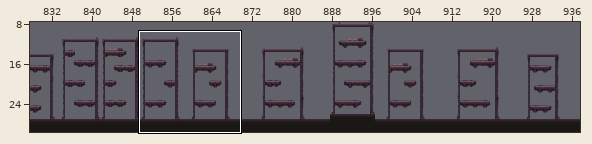
One commit to this Tiled map: assets/bg_automatic_generated_map.tmx. Above, an overview of the earlier version with the close-up marked.
Close-up. Before:
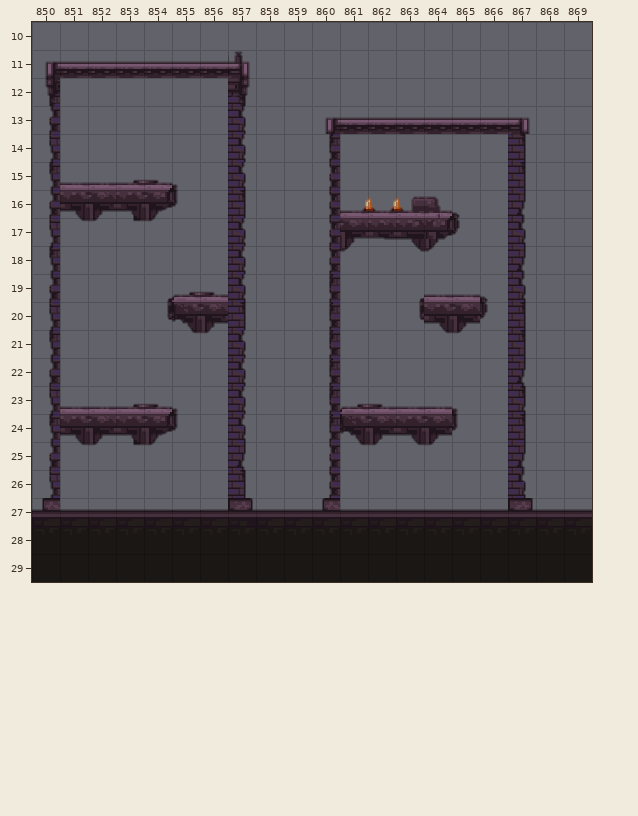
Cells are 32x32 px. Shown: x 850..869, y 10..29. The commit also changed other parts of the map, which this record leaves out. The old version is drawn lined up with the new one.
The result:
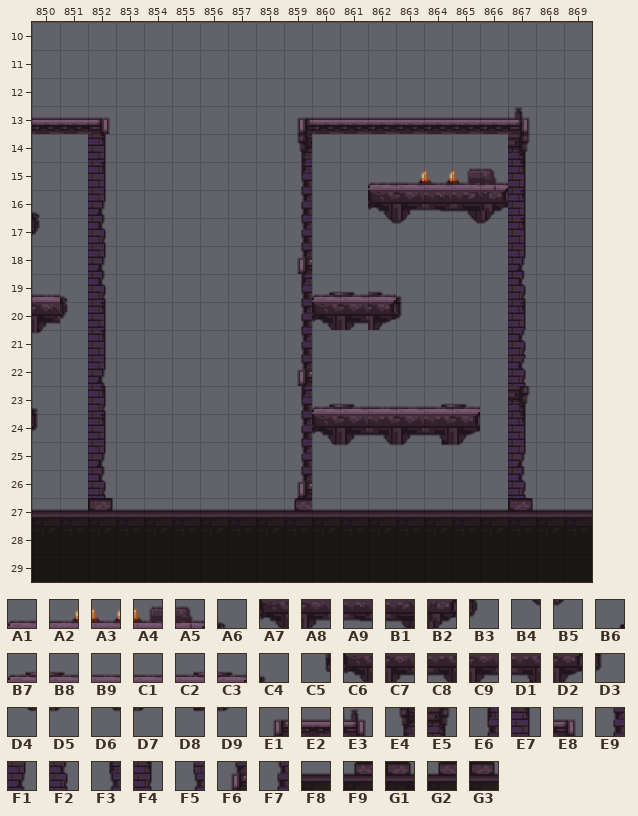
Key: from "inside_tileset1": A1 1, A2 2, A3 3, A4 4, A5 5, A6 6, A7 10, A8 11, A9 12, B1 13, B2 14, B3 15, B4 19, B5 20, B6 37, B7 38, B8 39, B9 40, C1 41, C2 42, C3 43, C4 44, C5 46, C6 47, C7 48, C8 49, C9 50, D1 51, D2 52, D3 53, D4 56, D5 57, D6 58, D7 59, D8 60, D9 61; from "rename_later": E1 285, E2 286, E3 291, E4 325, E5 331, E6 365, E7 371, E8 380, E9 405, F1 411, F2 451, F3 453, F4 460, F5 462, F6 485, F7 493, F8 681, F9 685, G1 691, G2 773, G3 780.
__ is an empty cell.
Tiles replaced or removed in this view: A2, A3, A4, A5, A6, A8, A9, B1, B2, B3, B4, B5, B6, B7, B8, B9, C1, C2, C3, C4, C5, C6, C7, C8, C9, D1, D2, D3, D4, D5, D6, D7, D8, D9, E1, E2, E3, E4, E5, E6, E7, E8, E9, F1, F2, F3, F4, F5, F7, F8, F9, G1, G2.
The edit:
Changed rows in their new state; .. is an unchanged cell.
map size 1011x30 -> 984x30 cells (old content now starts at -45,0; both pictures use the new coordinates)
Layer "Tiles_lay_1":
first column x 850:
11 __ __ __ __ __ __ __ __ .. .. .. .. .. .. .. .. .. ..
12 __ .. .. .. .. .. .. __ .. .. .. .. .. .. .. .. .. ..
13 E2 E2 E8 .. .. .. .. __ .. E1 E2 .. .. .. .. .. .. E3
14 __ .. E7 .. .. .. .. __ .. E4 __ .. .. .. .. .. .. E5
15 __ __ E7 __ __ __ .. __ .. E6 __ .. A1 A2 A3 A4 A5 ..
16 A6 __ F1 __ __ __ .. __ .. E9 __ __ A7 A8 A9 B1 B2 E7
17 B3 __ F2 __ __ .. .. __ .. E9 __ __ B4 B5 __ B4 B5 E7
18 __ .. F1 .. .. .. .. __ .. F6 __ __ .. __ __ .. .. ..
19 C1 A6 F2 .. __ __ __ __ .. E6 B7 B8 C3 C4 __ __ __ ..
20 C9 B3 E7 .. __ __ __ __ .. E9 C6 C7 D2 D3 __ __ __ ..
21 D7 .. E7 .. .. __ __ __ .. E9 __ .. .. .. __ __ .. F2
22 __ .. F1 .. .. .. .. __ .. F6 __ .. .. .. .. .. .. F2
23 C4 __ F4 __ __ __ .. __ .. E6 B7 B8 B9 .. C2 C3 .. E5
24 D3 __ E7 __ __ __ .. __ .. E9 C6 C7 C8 C9 D1 D2 .. ..
25 __ __ F1 __ __ .. .. __ .. E9 D4 D5 D6 D7 D8 D9 .. ..
26 __ .. F2 .. .. .. .. __ .. F6 __ .. .. .. .. .. .. ..
27 F8 .. G3 .. .. .. .. F8 .. F9 F8 .. .. .. .. .. .. ..
